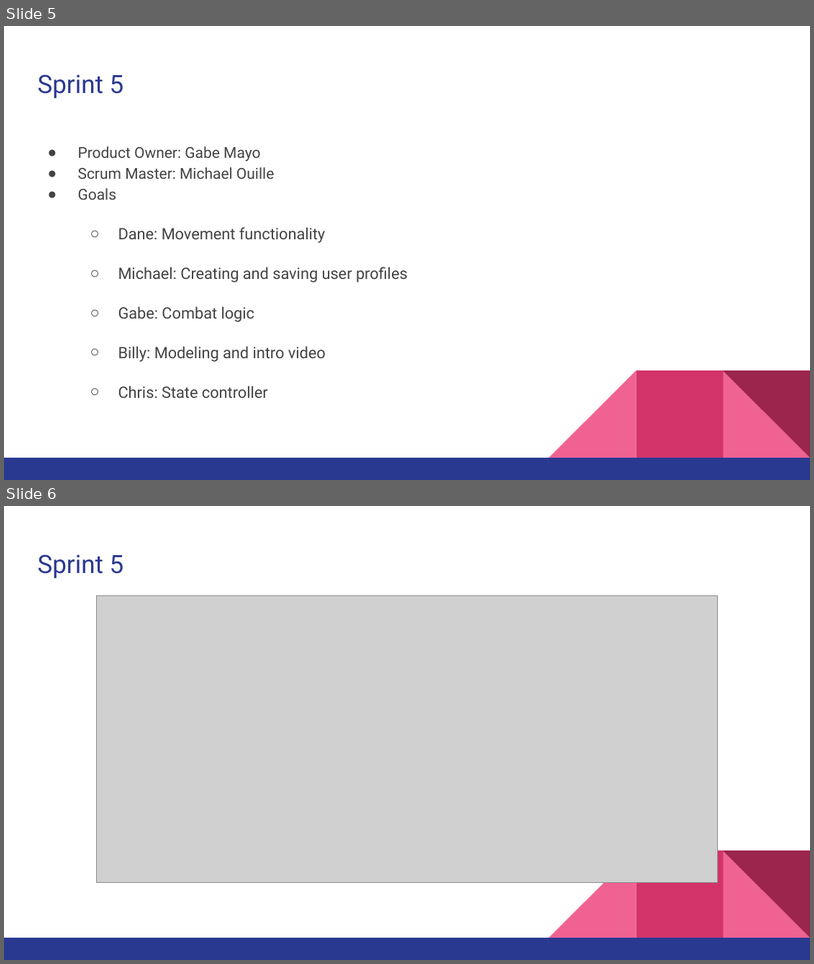
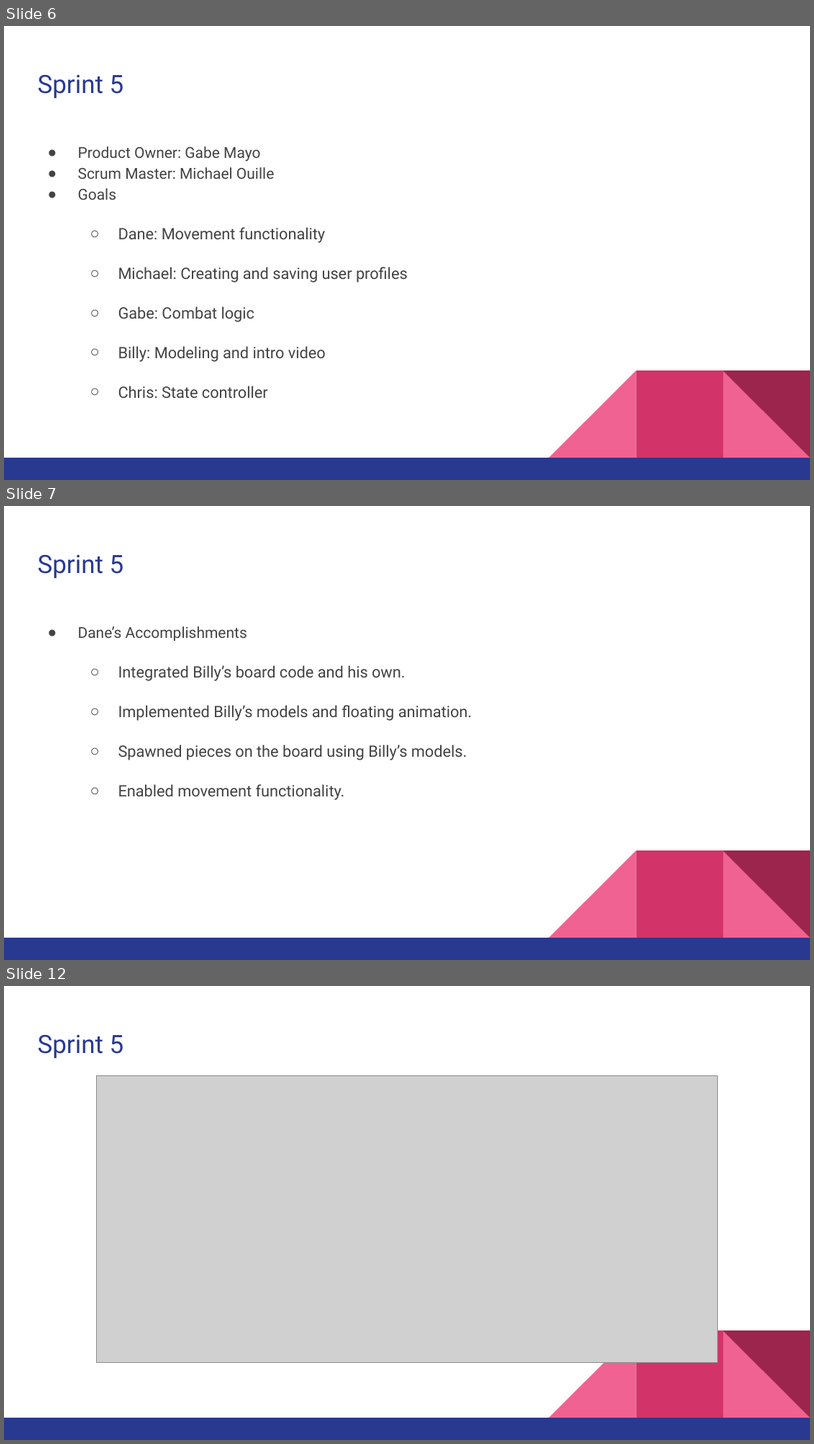
Before and after one commit to w968578/Down2, a slide deck: Documents/Hexscape/Release 1/Release Review Slides - Gabe.pptx. Shown one above the other, each under a label of ours: slides 5 and 6 before the commit, slides 6, 7 and 12 after it; the slides between them are not shown. The pictures are 814x964 and 814x1444 pixels, drawn with LibreOffice and Linux fonts; fonts in the diff are those of the drawing; grey boxes stand for pictures. Boxes give left, top, right and bottom in pixels: in the first picture for what was removed or moved away, otherwise in the second. Text is boxed around its words. In the diff, an @@ line names an element or a change of style, - is before the commit and + after.

```diff
--- a/Documents/Hexscape/Release 1/Release Review Slides - Gabe.pptx
+++ b/Documents/Hexscape/Release 1/Release Review Slides - Gabe.pptx
@@ slide 7 added at <box>4,506,810,960</box>, background #FFFFFF; not listed: 5 template elements that a slide beside it also shows @@
@@ title added at <box>38,554,124,578</box>, 30 pt, text #2A3990 @@
+Sprint 5
@@ text added at <box>78,626,472,800</box>, 18.7 pt, text #434343 @@
+● Dane’s Accomplishments
+  ○ Integrated Billy’s board code and his own.
+  ○ Implemented Billy’s models and floating animation.
+  ○ Spawned pieces on the board using Billy’s models.
+  ○ Enabled movement functionality.
@@ what was slide 5 is now slide 6 @@
@@ what was slide 6 is now slide 12 @@
```
Also in this commit, not shown: 5 other slides added.
